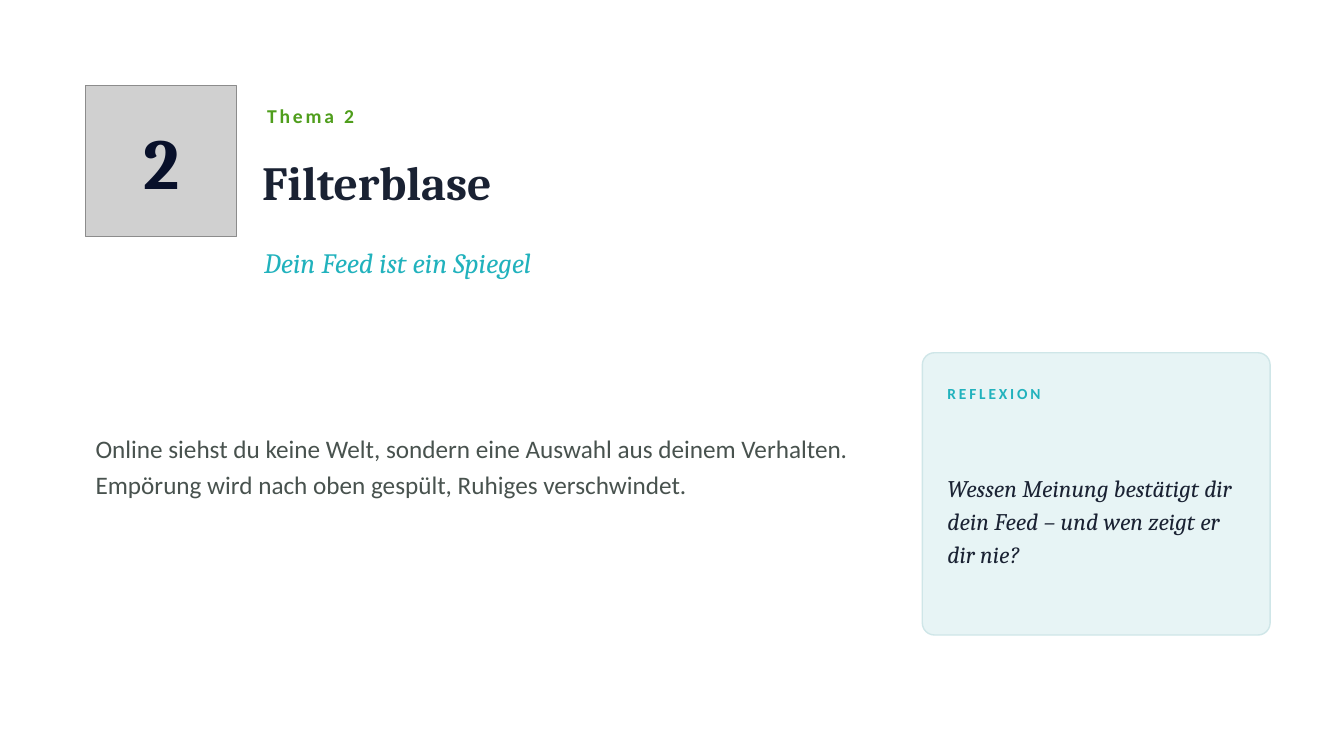
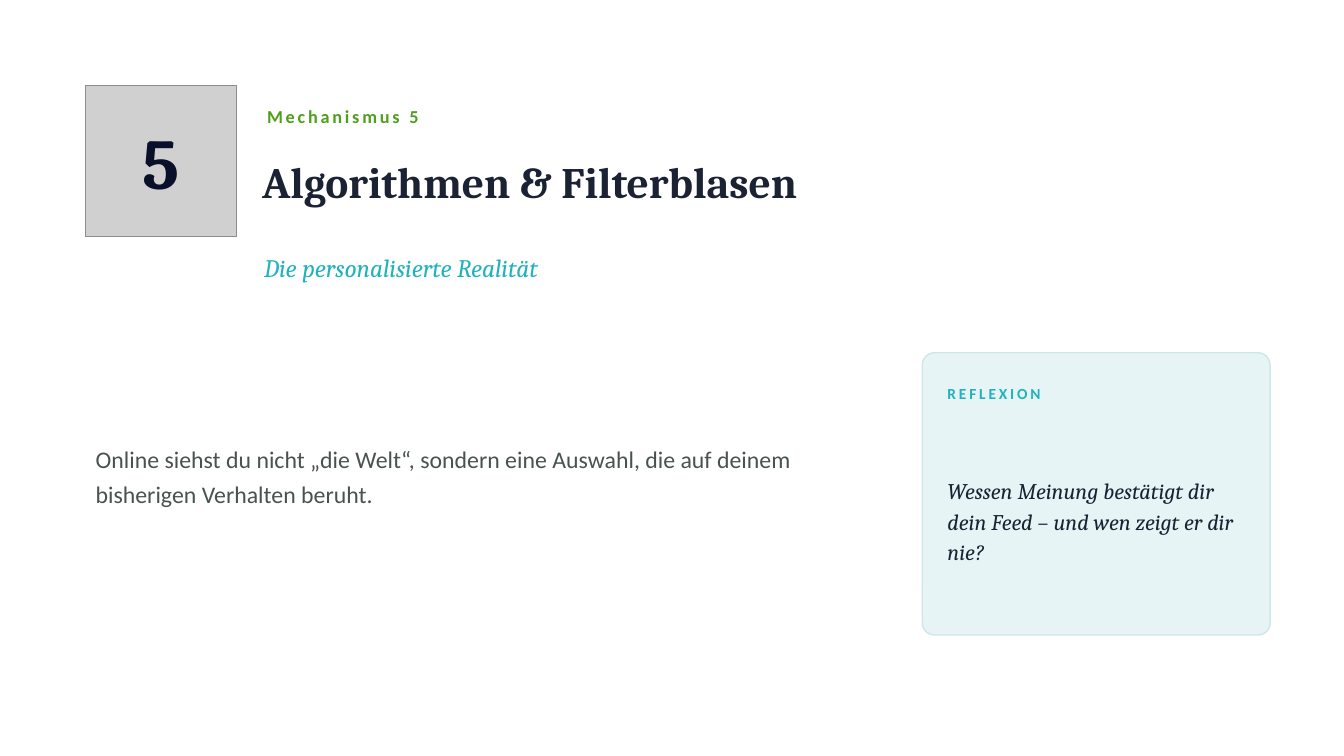
Before and after one commit to Heiko888/werdemeisterdeinergedanken, a slide deck: slide 13 of docs/workshop/mentale-selbstverteidigung/WMDG-Workshop-Mentale-Selbstverteidigung.pptx (slide 9 before the commit). Drawn at 1344x756 pixels with LibreOffice and Linux fonts; fonts in the diff are those of the drawing; grey boxes stand for pictures. Boxes give left, top, right and bottom in pixels: in the first picture for what was removed or moved away, otherwise in the second. Text is boxed around its words. In the diff, an @@ line names an element or a change of style, - is before the commit and + after.

```diff
--- a/docs/workshop/mentale-selbstverteidigung/WMDG-Workshop-Mentale-Selbstverteidigung.pptx
+++ b/docs/workshop/mentale-selbstverteidigung/WMDG-Workshop-Mentale-Selbstverteidigung.pptx
@@ text at [267,110,418,123]: text changed; size 14 to 13 pt @@
-Thema 2
+Mechanismus 5
@@ text at [143,141,180,190]: text changed @@
-2
+5
@@ text at [262,168,796,208]: text changed; size 34 to 31 pt @@
-Filterblase
+Algorithmen & Filterblasen
@@ text at [264,259,538,283]: text changed; size 20 to 18 pt @@
-Dein Feed ist ein Spiegel
+Die personalisierte Realität
@@ text "Wessen Meinung bestätigt dir dein ..." at [947,483,1233,560]: size 17 to 16 pt @@
@@ text at [96,451,790,507]: text changed; size 18 to 17 pt @@
-Online siehst du keine Welt, sondern eine Auswahl aus deinem Verhalten. Empörung wird nach oben gespült, Ruhiges verschwindet.
+Online siehst du nicht „die Welt“, sondern eine Auswahl, die auf deinem bisherigen Verhalten beruht.
```
Also in this commit, not shown: 8 other slides changed, 15 slides added, 5 slides removed, 3 other files.
